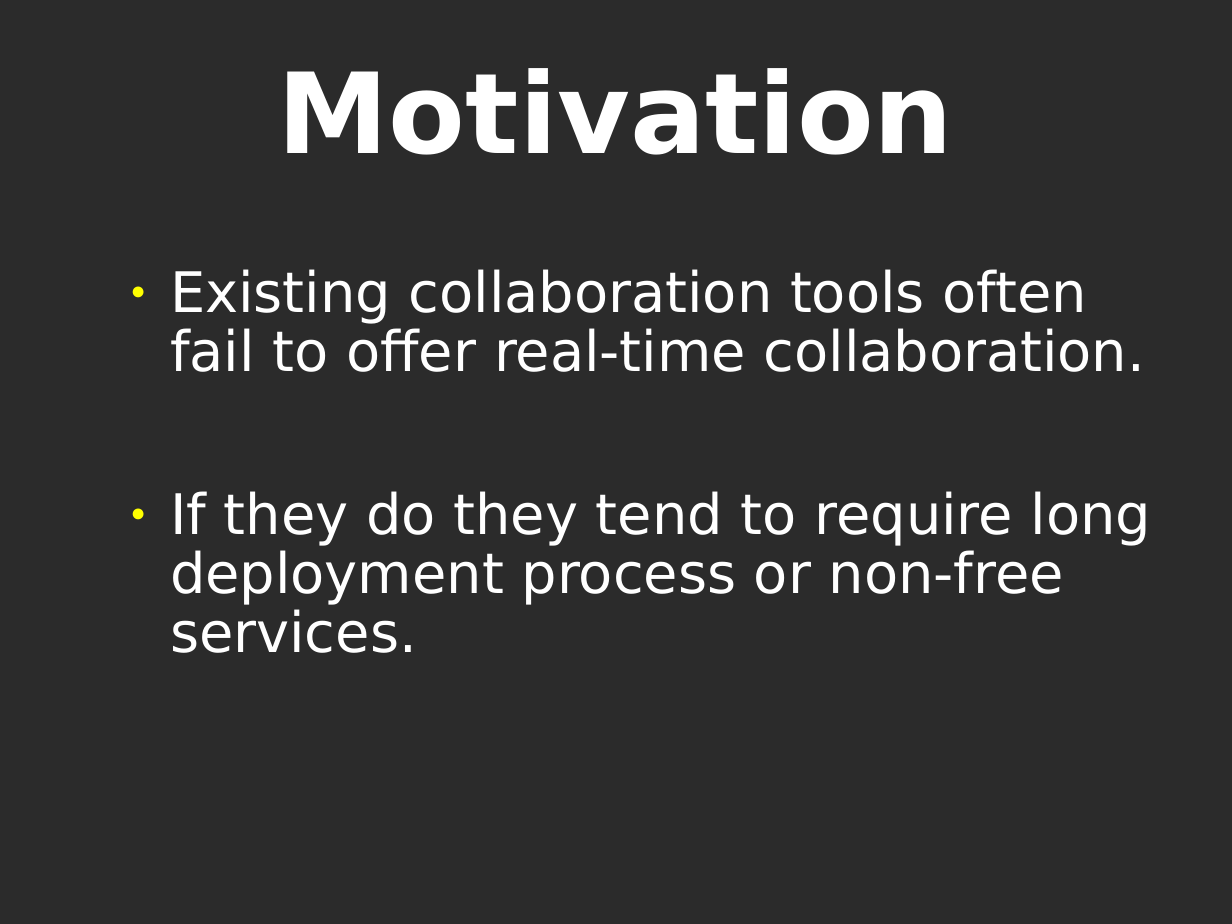
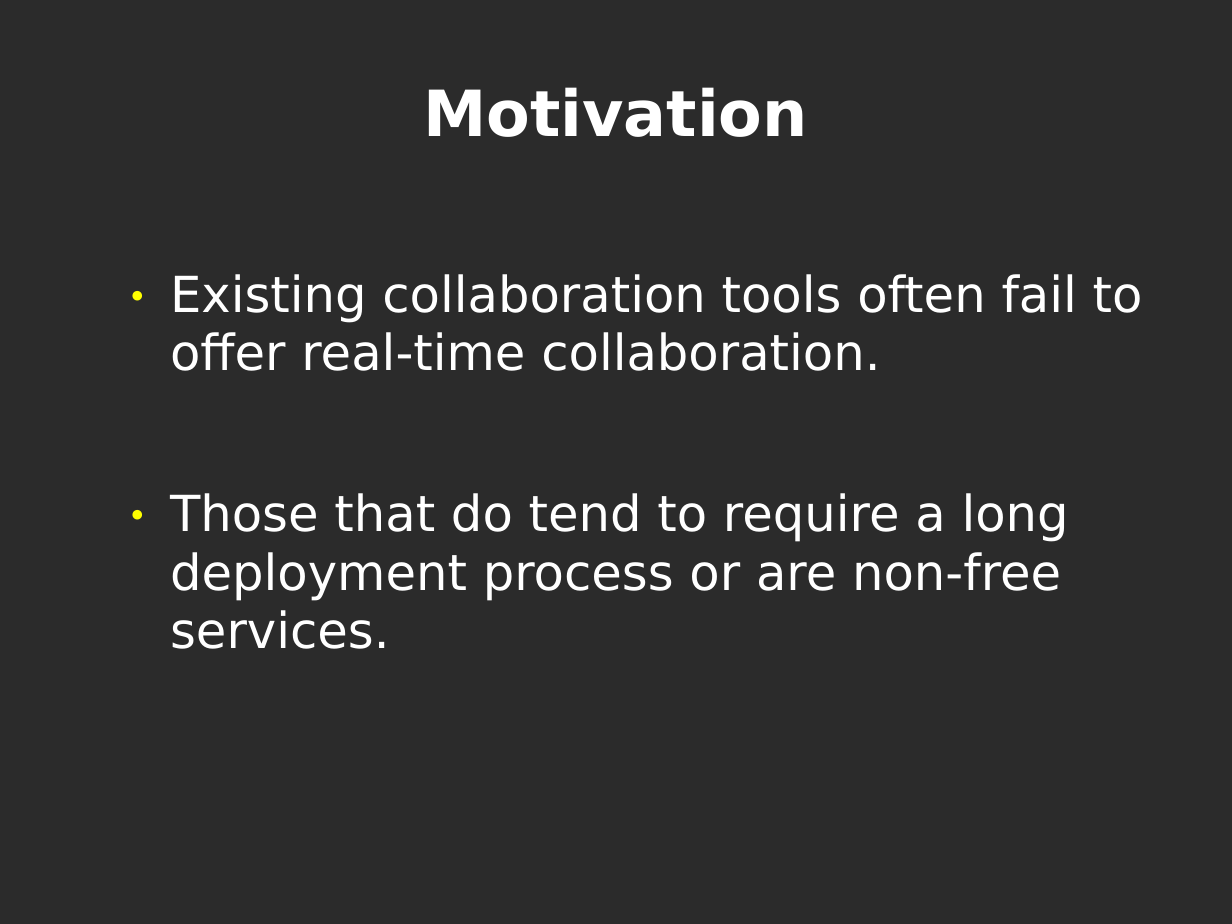
Before and after one commit to CoNetPad/CoNetPad, a slide deck: slide 6 of docs/Deliverable1/Presentation/Presentation1.ppt (slide 4 before the commit). Drawn at 1232x924 pixels with LibreOffice and Linux fonts; fonts in the diff are those of the drawing; background and template pictures are left out; a plain dark background stands for a picture behind light text. Boxes give left, top, right and bottom in pixels: in the first picture for what was removed or moved away, otherwise in the second. Text is boxed around its words. In the diff, an @@ line names an element or a change of style, - is before the commit and + after.

```diff
--- a/docs/Deliverable1/Presentation/Presentation1.ppt
+++ b/docs/Deliverable1/Presentation/Presentation1.ppt
@@ title "Motivation" at (423, 87, 808, 137): size 72 to 41 pt @@
@@ text at (170, 274, 1143, 371): size 36 to 32 pt in "Existing collaboration tools often fail to offer ..."; line spacing 0.88 to 0.98 @@
@@ text at (170, 493, 1069, 649): text changed; size 36 to 32 pt @@
-● If they do they tend to require long deployment process or non-free services.
+● Those that do tend to require a long deployment process or are non-free services.
```
Also in this commit, not shown: 13 other slides changed, 3 slides added, 2 slides removed, 1 other file.
